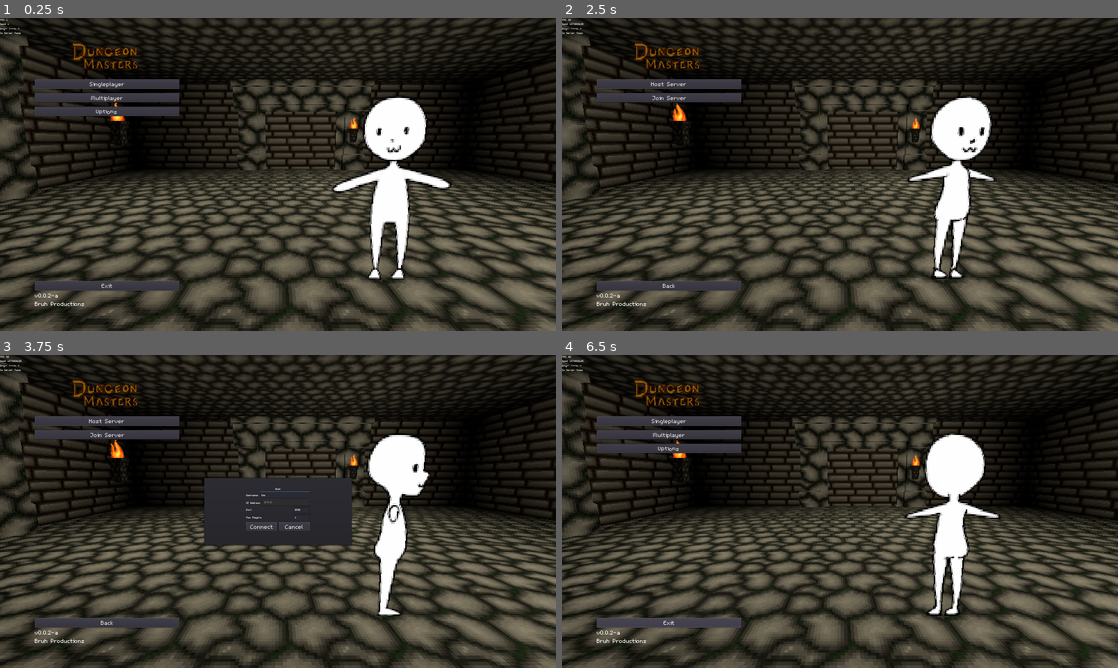
Above: before the commit, frames 1-4 (two rows, left to right).
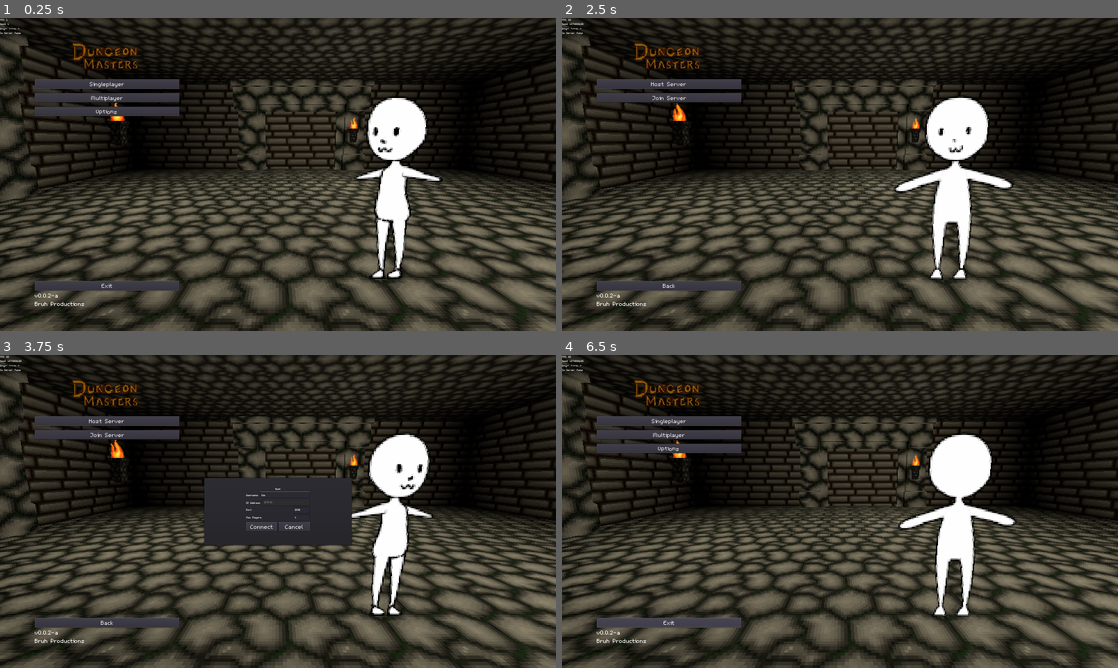
Above: after the commit, the same moments.

Repository: FrankAlbella/dungeon_masters
Game: Godot game, scene res://scenes/menus/3DMenu.tscn
The game is run twice, just before and just after one commit, with the same random seed, the same clock (stepped at 60 frames per second) and the same inputs.
Inputs (mouse positions are in pixels of both pictures, inside the frame that each line leads up to):
- Up to frame 1 (0.25 s): no input
- Up to frame 2 (2.5 s): click "Singleplayer" at 0.5 s; click "Leave" at 1.25 s; click "Multiplayer" at 2 s
- Up to frame 3 (3.75 s): click "Host Server" at 2.75 s; click (283, 495) at 3.52 s; type "Alex" at 3.6 s
- Up to frame 4 (6.5 s): tap Enter (chat) at 4.25 s; move the mouse to (962, 495) at 4.27 s; hold D (move_right) 4.28-5 s; hold Shift (sprint) 4.28-5 s; click (962, 495) at 4.35 s; tap Space (jump) at 4.52 s; click "Join Server" at 5 s; click "Back" at 5.75 s

The runs differ from the first frame. In frame 1, 2.1% of the frame differs, in the area x 59-82%, y 25-84%; in frame 2, 2.3%; in frame 3, 2.0%; in frame 4, 2.7%, in the area x 60-82%, y 25-84%.

Commit message:
Replace player_node and player_path with owner in states * Also rename player_dummy root node and remove tool from script

Diff:
--- a/scenes/player/player.tscn
+++ b/scenes/player/player.tscn
@@ -33,14 +33,12 @@
 
 [node name="alive" type="Node" parent="state_machine"]
 script = ExtResource( 9 )
-player_path = NodePath("../..")
 
 [node name="dead" type="Node" parent="state_machine"]
 script = ExtResource( 10 )
 
 [node name="no_clip" type="Node" parent="state_machine"]
 script = ExtResource( 11 )
-player_path = NodePath("../..")
 
 [node name="Collision_Body" type="CollisionShape" parent="."]
 transform = Transform( 1, 0, 0, 0, -4.37114e-08, 1, 0, -1, -4.37114e-08, 0, 0.875, 0 )
@@ -57,6 +55,7 @@
 [node name="player_wisp" type="Sprite3D" parent="rotation_helper"]
 transform = Transform( 2, 0, 0, 0, 2, 0, 0, 0, 1, 0, 1, 0 )
 visible = false
+billboard = 2
 texture = ExtResource( 12 )
 
 [node name="camera_rot" type="Spatial" parent="rotation_helper"]
--- a/scenes/player/player_dummy.tscn
+++ b/scenes/player/player_dummy.tscn
@@ -3,11 +3,11 @@
 [ext_resource path="res://scripts/player/player_dummy.gd" type="Script" id=1]
 [ext_resource path="res://scenes/player/8way_sprite.tscn" type="PackedScene" id=3]
 
-[node name="player_block_dummy" type="Spatial"]
+[node name="player_dummy" type="Spatial"]
 script = ExtResource( 1 )
 
 [node name="sprite" parent="." instance=ExtResource( 3 )]
-transform = Transform( -1.06066, 0, 0.707107, 0, 1.5, 0, -1.06066, 0, -0.707107, 0, 0.913048, 0 )
+transform = Transform( 0, 0, 1, 0, 1.5, 0, -1.5, 0, 0, 0, 0.913048, 0 )
 region_rect = Rect2( 291, 3, 77, 121 )
 frame_width = 94
 frame_height = 128
--- a/scripts/player/player.gd
+++ b/scripts/player/player.gd
@@ -4,18 +4,6 @@
 
 signal died
 signal score_changed
-
-# MOVEMENT CONSTANTS
-const GRAVITY = -26
-const MAX_SPEED = 6
-const JUMP_SPEED = 8
-const ACCEL = 10
-const DEACCEL = 16
-const DEACCEL_AIR = 1
-
-const MAX_SPRINT_SPEED = 8
-const SPRINT_ACCEL = 7
-var is_sprinting = false
 
 var dir = Vector3()
 var vel = Vector3()
@@ -35,7 +23,6 @@
 puppet var puppet_rotation := Vector3()
 puppet var puppet_head_rotation := Transform()
 puppet var puppet_camera_rotation := 0.0
-puppet var puppet_color := Color()
 
 # PLAYER CONSTANTS
 export(float) var MAX_HEALTH = 10.0
@@ -55,18 +42,14 @@
 var controlled = false
 var fly_mode = false
 
-#onready var _anim = $rotation_helper/player/AnimationPlayer
-
 export var projectile_scene = preload("res://scenes/props/magic_missile.tscn")
 
 func _init():
 	Input.set_mouse_mode(Input.MOUSE_MODE_CAPTURED)
 
 func _ready():
-	add_to_group("players")
 	if is_network_master():
 		controlled = true
-		$state_machine.controlled = true
 	set_health(MAX_HEALTH)
 	set_mana(MAX_MANA)
 
--- a/scripts/player/player_dummy.gd
+++ b/scripts/player/player_dummy.gd
@@ -1,4 +1,3 @@
-tool
 extends Spatial
 
 export(bool) var rotate = true
--- a/scripts/prefab/prefab.gd
+++ b/scripts/prefab/prefab.gd
@@ -139,7 +139,7 @@
 			#remove_child(geometry_node)
 
 func _on_inside_area_body_entered(body):
-	assert(body.is_in_group("players"))
+	assert(body.is_in_group("player"))
 	if spawn_enemies and not cleared and $inside_area.get_overlapping_bodies().size() == Gamestate.get_player_count():
 		lock_doors()
 		UIMusic.play_combat_music()
--- a/scripts/states/player/alive.gd
+++ b/scripts/states/player/alive.gd
@@ -22,9 +22,7 @@
 var vel = Vector3()
 
 func enter():
-	if player_path != null:
-		player_node = get_node(player_path)
-		_shoot_pos = player_node.get_node("rotation_helper/camera_rot/camera/ShootPosition")
+	_shoot_pos = owner.get_node("rotation_helper/camera_rot/camera/ShootPosition")
 
 func exit():
 	dir = Vector3()
@@ -42,7 +40,7 @@
 	dir = Vector3()
 
 	if owner.controlled:
-		var cam_xform = player_node.get_node("rotation_helper/camera_rot").get_global_transform()
+		var cam_xform = owner.get_node("rotation_helper/camera_rot").get_global_transform()
 
 		var input_movement_vector = Vector2()
 
@@ -67,22 +65,22 @@
 
 			if Input.is_action_pressed("sprint"):
 				is_sprinting = true
-				player_node.get_node("Tween").interpolate_property(player_node.get_node("rotation_helper/camera_rot/camera"), "fov", player_node.get_node("rotation_helper/camera_rot/camera").fov, SPRINT_FOV, 0.1)
-				player_node.get_node("sound_footstep").pitch_scale = 0.5
+				owner.get_node("Tween").interpolate_property(owner.get_node("rotation_helper/camera_rot/camera"), "fov", owner.get_node("rotation_helper/camera_rot/camera").fov, SPRINT_FOV, 0.1)
+				owner.get_node("sound_footstep").pitch_scale = 0.5
 			else:
 				is_sprinting = false
-				player_node.get_node("Tween").interpolate_property(player_node.get_node("rotation_helper/camera_rot/camera"), "fov", player_node.get_node("rotation_helper/camera_rot/camera").fov, FOV , 0.1)
-				player_node.get_node("sound_footstep").pitch_scale = 0.4
+				owner.get_node("Tween").interpolate_property(owner.get_node("rotation_helper/camera_rot/camera"), "fov", owner.get_node("rotation_helper/camera_rot/camera").fov, FOV , 0.1)
+				owner.get_node("sound_footstep").pitch_scale = 0.4
 
-			if not player_node.get_node("Tween").is_active():
-				player_node.get_node("Tween").start()
+			if not owner.get_node("Tween").is_active():
+				owner.get_node("Tween").start()
 
 		input_movement_vector = input_movement_vector.normalized()
 
 		dir += -cam_xform.basis.z * input_movement_vector.y
 		dir += cam_xform.basis.x * input_movement_vector.x
 
-		player_node.rotation_degrees = cam_xform.basis.y
+		owner.rotation_degrees = cam_xform.basis.y
 
 		if is_shooting:
 			get_parent().shoot(_shoot_pos.get_global_transform())
@@ -94,7 +92,7 @@
 	#dir.y = 0
 	dir = dir.normalized()
 
-	if not player_node.is_on_floor():
+	if not owner.is_on_floor():
 		vel.y += delta * GRAVITY
 
 	# Horizonal velocity
@@ -104,28 +102,28 @@
 	var target = dir
 
 	if is_sprinting:
-		target *= player_node.MAX_SPRINT_SPEED
+		target *= MAX_SPRINT_SPEED
 	else:
-		target *= player_node.MAX_SPEED
+		target *= MAX_SPEED
 
 	var accel
 	if dir.dot(hvel) > 0:
 		if is_sprinting:
-			accel = player_node.SPRINT_ACCEL
+			accel = SPRINT_ACCEL
 		else:
-			accel = player_node.ACCEL
+			accel = ACCEL
 	else:
-		if player_node.is_on_floor():
-			accel = player_node.DEACCEL
+		if owner.is_on_floor():
+			accel = DEACCEL
 		else:
-			accel = player_node.DEACCEL_AIR
+			accel = DEACCEL_AIR
 
 	hvel = hvel.linear_interpolate(target, accel * delta)
 	vel.x = hvel.x
 	vel.z = hvel.z
 
-	if (dir.x != 0 or dir.z != 0) and player_node.is_on_floor():
-		if not player_node.get_node("sound_footstep").playing:
-			player_node.get_node("sound_footstep").play()
+	if (dir.x != 0 or dir.z != 0) and owner.is_on_floor():
+		if not owner.get_node("sound_footstep").playing:
+			owner.get_node("sound_footstep").play()
 
-	vel = player_node.move_and_slide(vel, Vector3.UP, true, 4, deg2rad(40))
+	vel = owner.move_and_slide(vel, Vector3.UP, true, 4, deg2rad(40))
--- a/scripts/states/player/dead.gd
+++ b/scripts/states/player/dead.gd
@@ -1,25 +1,22 @@
 extends "../state.gd"
 
-# Initialize the state. E.g. change the animation
 func enter():
-	# Make this a common setget
+	owner.get_node("timer_regen").stop()
+
 	owner.get_node("rotation_helper/player_sprite").hide()
 	owner.get_node("rotation_helper/player_wisp").show()
-	owner.get_node("rotation_helper/camera_rot/camera").translation.z = 2
+	owner.get_node("rotation_helper/camera_rot/camera").translation.z = 1
 
 	if owner.is_in_group("player_alive"):
 		owner.remove_from_group("player_alive")
 	owner.emit_signal("died")
 
-	owner.get_node("timer_regen").stop()
-
-
-# Clean up the state. Reinitialize values like a timer
 func exit():
 	if not owner.controlled:
 		owner.get_node("rotation_helper/player_sprite").show()
 	owner.get_node("rotation_helper/player_wisp").hide()
 	owner.get_node("rotation_helper/camera_rot/camera").translation.z = 0
+	owner.add_to_group("player_alive")
 
 func handle_input(event):
 
--- a/scripts/states/player/no_clip.gd
+++ b/scripts/states/player/no_clip.gd
@@ -1,25 +1,18 @@
 extends "../state.gd"
 
-
-#export(NodePath) var player_path
-#var player_node
-
-#signal finished(next_state_name)
+const MAX_SPEED = 6
 
 var dir = Vector3()
 var vel = Vector3()
 # Initialize the state. E.g. change the animation
 func enter():
-	if player_path != null:
-		player_node = get_node(player_path)
-		player_node.set_collision_mask_bit(0, 0)
-		player_node.set_collision_layer_bit(0, 0)
+	owner.set_collision_mask_bit(0, 0)
+	owner.set_collision_layer_bit(0, 0)
 
 # Clean up the state. Reinitialize values like a timer
 func exit():
-	if player_node:
-		player_node.set_collision_mask_bit(0, 1)
-		player_node.set_collision_layer_bit(0, 1)
+	owner.set_collision_mask_bit(0, 1)
+	owner.set_collision_layer_bit(0, 1)
 
 func handle_input(event):
 	if not owner.controlled:
@@ -31,7 +24,7 @@
 
 func update(delta):
 	if owner.controlled:
-		var cam_xform = player_node.get_node("rotation_helper/camera_rot").get_global_transform()
+		var cam_xform = owner.get_node("rotation_helper/camera_rot").get_global_transform()
 
 		var input_movement_vector = Vector3()
 
@@ -54,14 +47,12 @@
 		dir.y = input_movement_vector.y
 
 		get_parent().set_look_direction(dir)
-		#player_node.translate(Vector3(0,input_movement_vector.y*delta, 0) )
 	process_movement(delta)
 
 func process_movement(delta):
 	dir = dir.normalized()
-	dir *= player_node.MAX_SPEED * 100
-	dir = player_node.move_and_slide(dir * delta, Vector3.UP, true, 4, deg2rad(40))
-	#player_node.translate(dir)
+	dir *= MAX_SPEED * 100
+	dir = owner.move_and_slide(dir * delta, Vector3.UP, true, 4, deg2rad(40))
 
 func _on_animation_finished(anim_name):
 	Global.log_warning(name+" state: _on_animation_finished not implemented")
--- a/scripts/states/state.gd
+++ b/scripts/states/state.gd
@@ -1,9 +1,6 @@
 extends Node
 
 class_name state
-
-export(NodePath) var player_path
-var player_node
 
 signal finished(next_state_name)
 
--- a/scripts/states/state_machine.gd
+++ b/scripts/states/state_machine.gd
@@ -9,8 +9,6 @@
 var states_stack = []
 var current_state = null
 var look_direction = Vector3() setget set_look_direction
-
-var controlled
 
 onready var states_map = {
 	"alive": $alive,
